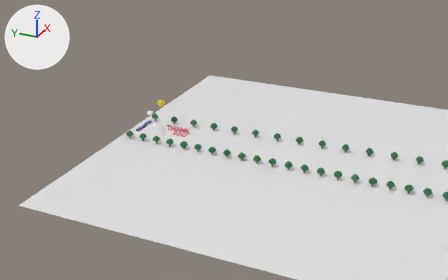
Two versions of the Blender file pdp/src/references/props.blend, one commit apart.
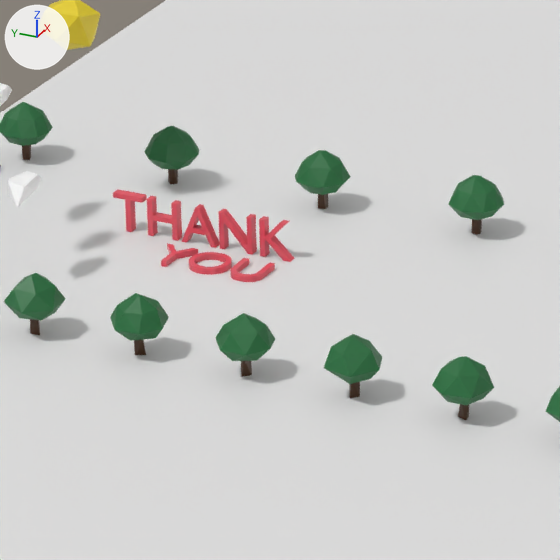
Each version appears first from a 50 mm camera at (-409.2, -257.7, 205.9) aimed at (9.6, -69.2, -3.6), and next in a close-up on the part from 34% to 50% of the width and 36% to 62% of the height. The lights are fixed; the arrows at upper left show +X, +Y and +Z. Text is drawn in Blender's own font.

The first close-up shows 'cloud.002', 'landing-ground', 'sun', 'tks', 'tree', 'tree.001'.
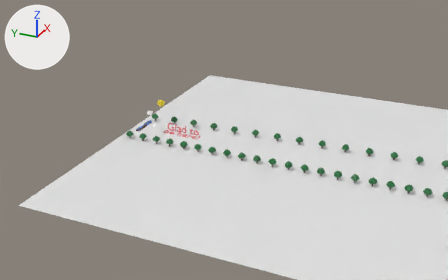
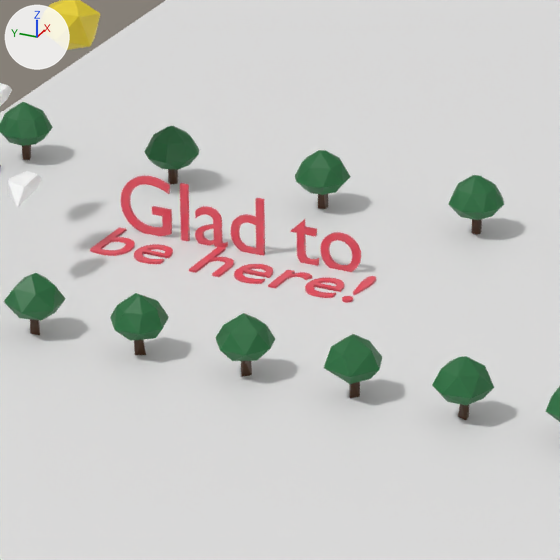
Boxes [x1, y1, x2, y2] around the edits, measured in the close-ups (560 x 560 px):
'tks', reshaped, moved, turned, rescaled: before [113, 189, 294, 282]; after [121, 176, 361, 272]
'tks.001', added (red): after [90, 227, 376, 303]

The change in detail:
Text 'Text' (txt_text) is new.
Its body is 'Glad to'.
It uses material mat_material (red #e75363).
Its extrude is 0.019.
Text 'Text.001' (txt_text_001) is new.
Its body is 'be here!'.
It uses material mat_material (red #e75363).
Its extrude is 0.013.
Object 'tks' (ob_tks) now shows txt_text instead of me_text.
Object 'tks' (ob_tks) moves from (1.4, -31.6, 2.2) to (1.9, -21.1, 0.1).
Object 'tks' (ob_tks) turns from (90, 0, 267) to (90, 0.7, -90) degrees about x, y and z.
Object 'tks' (ob_tks) is rescaled from (1.0, 1.0, 1.0) to (9.64, 9.64, 9.64).
Object 'tks.001' (ob_tks_001) is new; it shows txt_text_001.
Its parent is ob_tks.
Its matrix parent inverse is Matrix(((0.0, -0.104, -0.00122, -2.209), (0.0, -0.00122, 0.104, -0.081), (-0.104, 0.0, 0.0, 0.197), (0.0, 0.0, 0.0, 1.0))).
Its location is (-5.024, -20.99, 0.588).
Its rotation in degrees is (0, 0, -91).
Its scale is (9.64, 9.64, 9.64).
